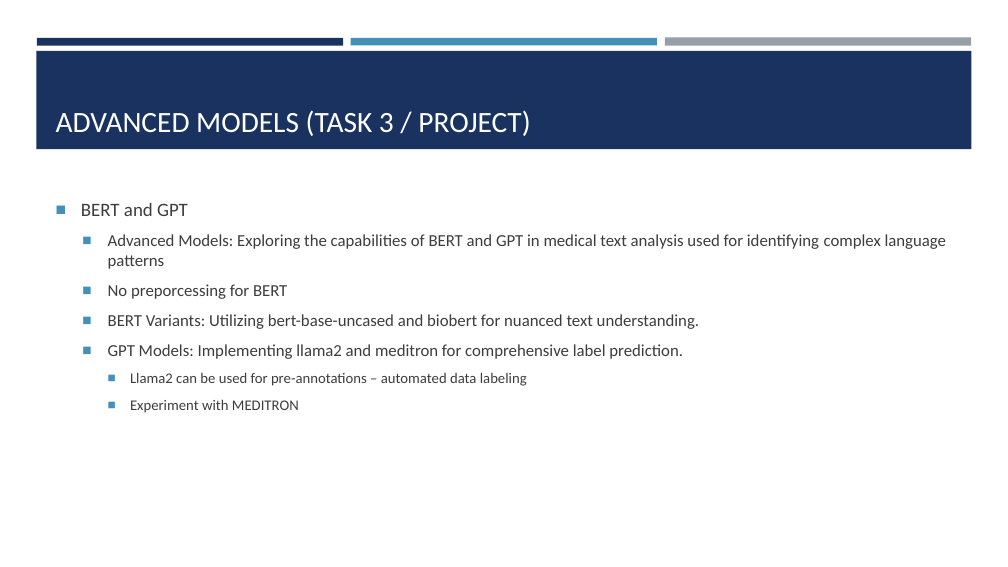
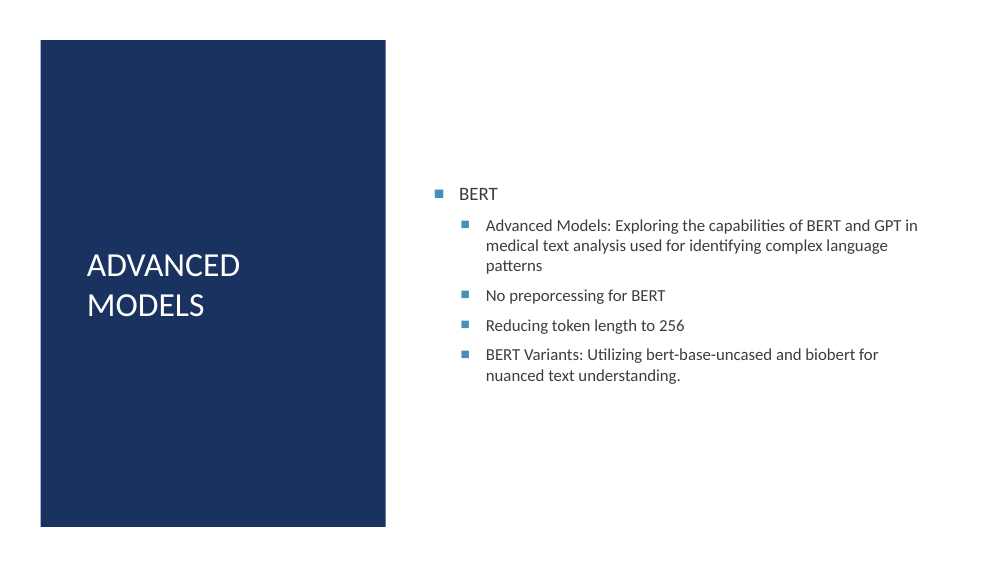
Before and after one commit to josefweibel/nlp-medical-project, a slide deck: slide 12 of presentations/Final Presentation.pptx. Drawn at 1008x567 pixels with LibreOffice and Linux fonts; fonts in the diff are those of the drawing. Boxes give left, top, right and bottom in pixels: in the first picture for what was removed or moved away, otherwise in the second. Text is boxed around its words. In the diff, an @@ line names an element or a change of style, - is before the commit and + after.

```diff
--- a/presentations/Final Presentation.pptx
+++ b/presentations/Final Presentation.pptx
@@ rectangle added at (x1=0, y1=0, x2=1008, y2=567), fill #FFFFFF @@
@@ rectangle removed at (x1=36, y1=51, x2=972, y2=149) @@
@@ rectangle removed at (x1=37, y1=38, x2=343, y2=45) @@
@@ rectangle added at (x1=41, y1=40, x2=386, y2=527), fill #1A3260 @@
@@ rectangle removed at (x1=351, y1=38, x2=657, y2=45) @@
@@ rectangle removed at (x1=665, y1=38, x2=971, y2=46) @@
@@ title "ADVANCED MODELS" at (x1=87, y1=254, x2=240, y2=317): vertical alignment bottom to middle @@
@@ text "BERT" moved from (x1=81, y1=203, x2=946, y2=413) to (x1=459, y1=188, x2=918, y2=384) @@
@@ text at (x1=459, y1=188, x2=498, y2=200): text changed @@
-■ BERT and GPT
+■ BERT
@@ title at (x1=87, y1=254, x2=240, y2=317): text changed; size 28 to 32 pt @@
-ADVANCED MODELS (TASK 3 / PROJECT)
+ADVANCED MODELS
@@ text at (x1=486, y1=319, x2=684, y2=334): paragraph added @@
+  ■ Reducing token length to 256
@@ text at (x1=108, y1=344, x2=683, y2=413): paragraphs removed @@
-  ■ GPT Models: Implementing llama2 and meditron for comprehensive label prediction.
-    ■ Llama2 can be used for pre-annotations – automated data labeling
-    ■ Experiment with MEDITRON
```
Also in this commit, not shown: 5 other slides changed, 5 slides added, 1 slide removed.
